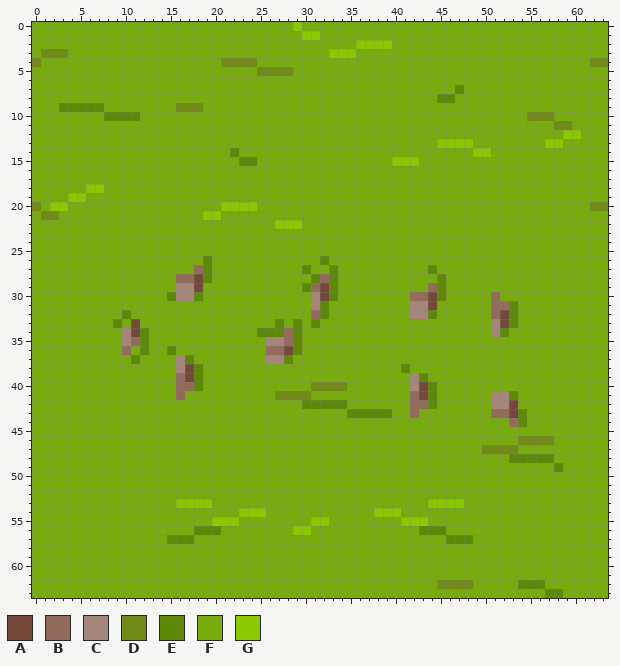
Two states of a pixel-art sprite, Assets/Tilemap/grama06.png. Above: the version before the commit.
The file is 64x64 pixels.
Palette (. is transparent): A #74493a  B #936b5d  C #a6867a  D #728a18  E #5d8808  F #77ab0e  G #8bc800
Pixels before, first column x 0:
 0 FFFFFFFFFFFFFFFFFFFFFFFFFFFFFGFFFFFFFFFFFFFFFFFFFFFFFFFFFFFFFFFF
 1 FFFFFFFFFFFFFFFFFFFFFFFFFFFFFFGGFFFFFFFFFFFFFFFFFFFFFFFFFFFFFFFF
 2 FFFFFFFFFFFFFFFFFFFFFFFFFFFFFFFFFFFFGGGGFFFFFFFFFFFFFFFFFFFFFFFF
 3 FDDDFFFFFFFFFFFFFFFFFFFFFFFFFFFFFGGGFFFFFFFFFFFFFFFFFFFFFFFFFFFF
 4 DFFFFFFFFFFFFFFFFFFFFDDDDFFFFFFFFFFFFFFFFFFFFFFFFFFFFFFFFFFFFFDD
 5 FFFFFFFFFFFFFFFFFFFFFFFFFDDDDFFFFFFFFFFFFFFFFFFFFFFFFFFFFFFFFFFF
 6 FFFFFFFFFFFFFFFFFFFFFFFFFFFFFFFFFFFFFFFFFFFFFFFFFFFFFFFFFFFFFFFF
 7 FFFFFFFFFFFFFFFFFFFFFFFFFFFFFFFFFFFFFFFFFFFFFFFEFFFFFFFFFFFFFFFF
 8 FFFFFFFFFFFFFFFFFFFFFFFFFFFFFFFFFFFFFFFFFFFFFEEFFFFFFFFFFFFFFFFF
 9 FFFEEEEEFFFFFFFFDDDFFFFFFFFFFFFFFFFFFFFFFFFFFFFFFFFFFFFFFFFFFFFF
10 FFFFFFFFEEEEFFFFFFFFFFFFFFFFFFFFFFFFFFFFFFFFFFFFFFFFFFFDDDFFFFFF
11 FFFFFFFFFFFFFFFFFFFFFFFFFFFFFFFFFFFFFFFFFFFFFFFFFFFFFFFFFFDDFFFF
12 FFFFFFFFFFFFFFFFFFFFFFFFFFFFFFFFFFFFFFFFFFFFFFFFFFFFFFFFFFFGGFFF
13 FFFFFFFFFFFFFFFFFFFFFFFFFFFFFFFFFFFFFFFFFFFFFGGGGFFFFFFFFGGFFFFF
14 FFFFFFFFFFFFFFFFFFFFFFEFFFFFFFFFFFFFFFFFFFFFFFFFFGGFFFFFFFFFFFFF
15 FFFFFFFFFFFFFFFFFFFFFFFEEFFFFFFFFFFFFFFFGGGFFFFFFFFFFFFFFFFFFFFF
16 FFFFFFFFFFFFFFFFFFFFFFFFFFFFFFFFFFFFFFFFFFFFFFFFFFFFFFFFFFFFFFFF
17 FFFFFFFFFFFFFFFFFFFFFFFFFFFFFFFFFFFFFFFFFFFFFFFFFFFFFFFFFFFFFFFF
18 FFFFFFGGFFFFFFFFFFFFFFFFFFFFFFFFFFFFFFFFFFFFFFFFFFFFFFFFFFFFFFFF
19 FFFFGGFFFFFFFFFFFFFFFFFFFFFFFFFFFFFFFFFFFFFFFFFFFFFFFFFFFFFFFFFF
20 DFGGFFFFFFFFFFFFFFFFFGGGGFFFFFFFFFFFFFFFFFFFFFFFFFFFFFFFFFFFFFDD
21 FDDFFFFFFFFFFFFFFFFGGFFFFFFFFFFFFFFFFFFFFFFFFFFFFFFFFFFFFFFFFFFF
22 FFFFFFFFFFFFFFFFFFFFFFFFFFFGGGFFFFFFFFFFFFFFFFFFFFFFFFFFFFFFFFFF
23 FFFFFFFFFFFFFFFFFFFFFFFFFFFFFFFFFFFFFFFFFFFFFFFFFFFFFFFFFFFFFFFF
24 FFFFFFFFFFFFFFFFFFFFFFFFFFFFFFFFFFFFFFFFFFFFFFFFFFFFFFFFFFFFFFFF
25 FFFFFFFFFFFFFFFFFFFFFFFFFFFFFFFFFFFFFFFFFFFFFFFFFFFFFFFFFFFFFFFF
26 FFFFFFFFFFFFFFFFFFFEFFFFFFFFFFFFEFFFFFFFFFFFFFFFFFFFFFFFFFFFFFFF
27 FFFFFFFFFFFFFFFFFFBEFFFFFFFFFFEFFEFFFFFFFFFFEFFFFFFFFFFFFFFFFFFF
28 FFFFFFFFFFFFFFFFBBAEFFFFFFFFFFFEBEFFFFFFFFFFFEFFFFFFFFFFFFFFFFFF
29 FFFFFFFFFFFFFFFFCCAFFFFFFFFFFFEBAEFFFFFFFFFFBEFFFFFFFFFFFFFFFFFF
30 FFFFFFFFFFFFFFFECCEFFFFFFFFFFFFCAEFFFFFFFFBBAEFFFFFBFFFFFFFFFFFF
31 FFFFFFFFFFFFFFFFFFFFFFFFFFFFFFFCEFFFFFFFFFCCAFFFFFFBBEFFFFFFFFFF
32 FFFFFFFFFFEFFFFFFFFFFFFFFFFFFFFBEFFFFFFFFFCCEFFFFFFBAEFFFFFFFFFF
33 FFFFFFFFFEFAFFFFFFFFFFFFFFFEFEFEFFFFFFFFFFFFFFFFFFFCAEFFFFFFFFFF
34 FFFFFFFFFFCAEFFFFFFFFFFFFEEEBEFFFFFFFFFFFFFFFFFFFFFCEFFFFFFFFFFF
35 FFFFFFFFFFCBEFFFFFFFFFFFFFCCBEFFFFFFFFFFFFFFFFFFFFFFFFFFFFFFFFFF
36 FFFFFFFFFFBFEFFEFFFFFFFFFFBBAEFFFFFFFFFFFFFFFFFFFFFFFFFFFFFFFFFF
37 FFFFFFFFFFFEFFFFCEFFFFFFFFCCEFFFFFFFFFFFFFFFFFFFFFFFFFFFFFFFFFFF
38 FFFFFFFFFFFFFFFFCAEFFFFFFFFFFFFFFFFFFFFFFEFFFFFFFFFFFFFFFFFFFFFF
39 FFFFFFFFFFFFFFFFBAEFFFFFFFFFFFFFFFFFFFFFFFCEFFFFFFFFFFFFFFFFFFFF
40 FFFFFFFFFFFFFFFFBBEFFFFFFFFFFFFDDDDFFFFFFFCAEFFFFFFFFFFFFFFFFFFF
41 FFFFFFFFFFFFFFFFBFFFFFFFFFFDDDDFFFFFFFFFFFBAEFFFFFFCCEFFFFFFFFFF
42 FFFFFFFFFFFFFFFFFFFFFFFFFFFFFFEEEEEFFFFFFFBBEFFFFFFCCAFFFFFFFFFF
43 FFFFFFFFFFFFFFFFFFFFFFFFFFFFFFFFFFFEEEEEFFBFFFFFFFFBBAEFFFFFFFFF
44 FFFFFFFFFFFFFFFFFFFFFFFFFFFFFFFFFFFFFFFFFFFFFFFFFFFFFBEFFFFFFFFF
45 FFFFFFFFFFFFFFFFFFFFFFFFFFFFFFFFFFFFFFFFFFFFFFFFFFFFFFFFFFFFFFFF
46 FFFFFFFFFFFFFFFFFFFFFFFFFFFFFFFFFFFFFFFFFFFFFFFFFFFFFFDDDDFFFFFF
47 FFFFFFFFFFFFFFFFFFFFFFFFFFFFFFFFFFFFFFFFFFFFFFFFFFDDDDFFFFFFFFFF
48 FFFFFFFFFFFFFFFFFFFFFFFFFFFFFFFFFFFFFFFFFFFFFFFFFFFFFEEEEEFFFFFF
49 FFFFFFFFFFFFFFFFFFFFFFFFFFFFFFFFFFFFFFFFFFFFFFFFFFFFFFFFFFEFFFFF
50 FFFFFFFFFFFFFFFFFFFFFFFFFFFFFFFFFFFFFFFFFFFFFFFFFFFFFFFFFFFFFFFF
51 FFFFFFFFFFFFFFFFFFFFFFFFFFFFFFFFFFFFFFFFFFFFFFFFFFFFFFFFFFFFFFFF
52 FFFFFFFFFFFFFFFFFFFFFFFFFFFFFFFFFFFFFFFFFFFFFFFFFFFFFFFFFFFFFFFF
53 FFFFFFFFFFFFFFFFGGGGFFFFFFFFFFFFFFFFFFFFFFFFGGGGFFFFFFFFFFFFFFFF
54 FFFFFFFFFFFFFFFFFFFFFFFGGGFFFFFFFFFFFFGGGFFFFFFFFFFFFFFFFFFFFFFF
55 FFFFFFFFFFFFFFFFFFFFGGGFFFFFFFFGGFFFFFFFFGGGFFFFFFFFFFFFFFFFFFFF
56 FFFFFFFFFFFFFFFFFFEEEFFFFFFFFGGFFFFFFFFFFFFEEEFFFFFFFFFFFFFFFFFF
57 FFFFFFFFFFFFFFFEEEFFFFFFFFFFFFFFFFFFFFFFFFFFFFEEEFFFFFFFFFFFFFFF
58 FFFFFFFFFFFFFFFFFFFFFFFFFFFFFFFFFFFFFFFFFFFFFFFFFFFFFFFFFFFFFFFF
59 FFFFFFFFFFFFFFFFFFFFFFFFFFFFFFFFFFFFFFFFFFFFFFFFFFFFFFFFFFFFFFFF
60 FFFFFFFFFFFFFFFFFFFFFFFFFFFFFFFFFFFFFFFFFFFFFFFFFFFFFFFFFFFFFFFF
61 FFFFFFFFFFFFFFFFFFFFFFFFFFFFFFFFFFFFFFFFFFFFFFFFFFFFFFFFFFFFFFFF
62 FFFFFFFFFFFFFFFFFFFFFFFFFFFFFFFFFFFFFFFFFFFFFDDDDFFFFFEEEFFFFFFF
63 FFFFFFFFFFFFFFFFFFFFFFFFFFFFFFFFFFFFFFFFFFFFFFFFFFFFFFFFFEEFFFFF
After:
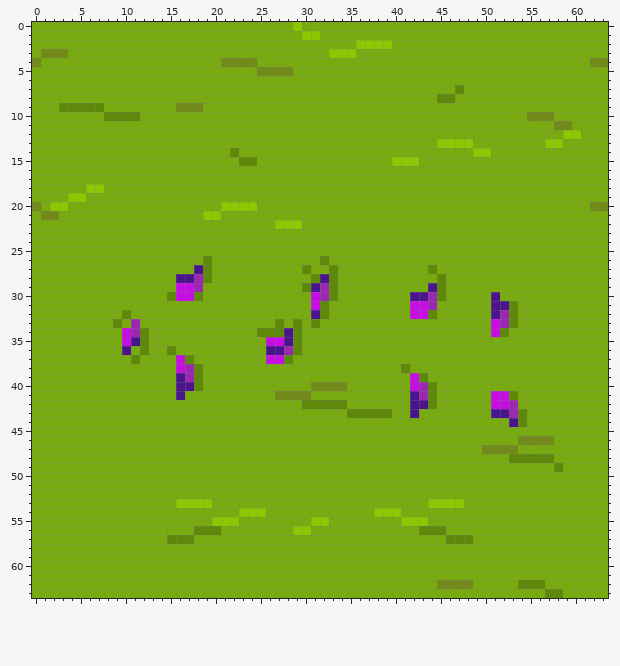
From old to new:
Colour A changes from #74493a to #9c27b0.
Colour B changes from #936b5d to #4a148c.
Colour C changes from #a6867a to #c50de4.
